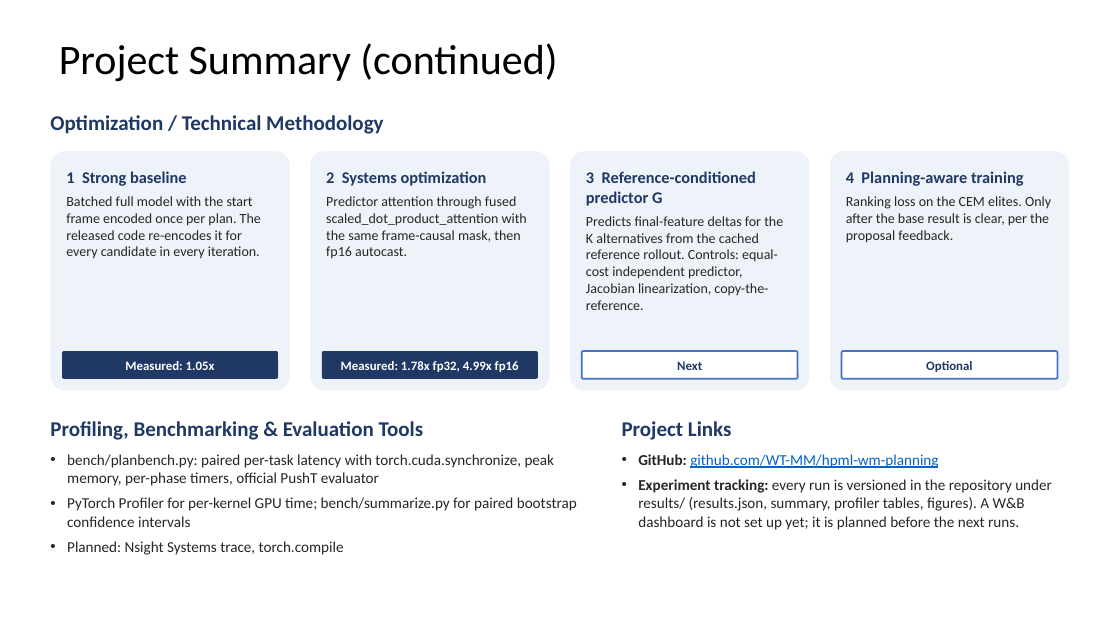
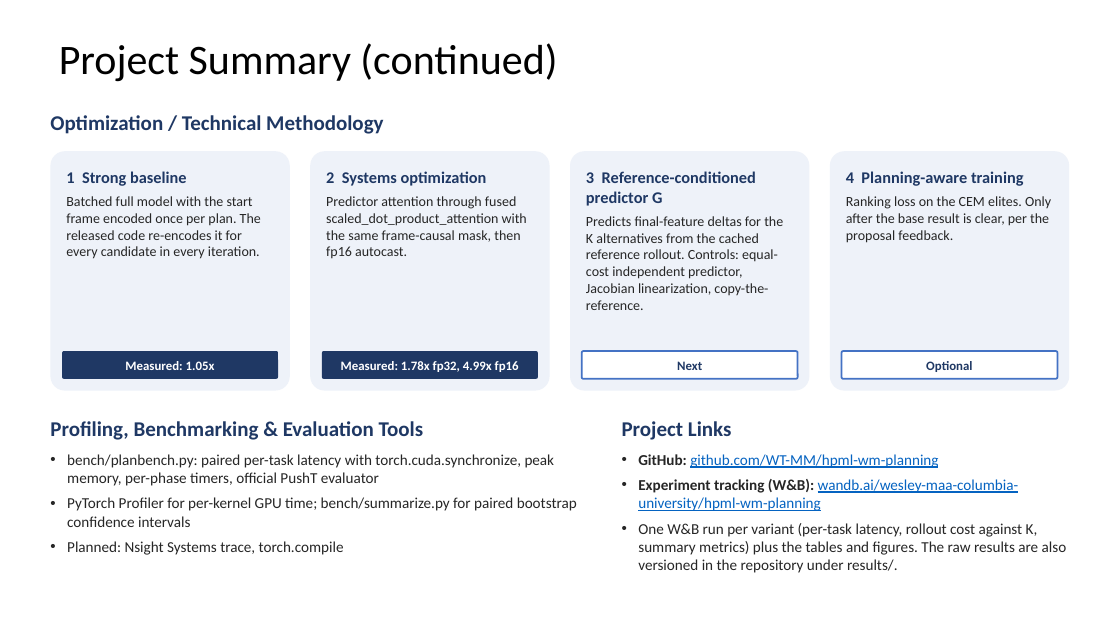
Before and after one commit to WT-MM/hpml-wm-planning, a slide deck: slide 3 of docs/HPML_Midpoint_Report_Team28.pptx. Drawn at 1120x630 pixels with LibreOffice and Linux fonts; fonts in the diff are those of the drawing. Boxes give left, top, right and bottom in pixels: in the first picture for what was removed or moved away, otherwise in the second. Text is boxed around its words. In the diff, an @@ line names an element or a change of style, - is before the commit and + after.

```diff
--- a/docs/HPML_Midpoint_Report_Team28.pptx
+++ b/docs/HPML_Midpoint_Report_Team28.pptx
@@ text at <box>638,479,1067,573</box>: text changed @@
-• Experiment tracking: every run is versioned in the repository under results/ (results.json, summary, profiler tables, figures). A W&B dashboard is not set up yet; it is planned before the next runs.
+• Experiment tracking (W&B): wandb.ai/wesley-maa-columbia-university/hpml-wm-planning
+• One W&B run per variant (per-task latency, rollout cost against K, summary metrics) plus the tables and figures. The raw results are also versioned in the repository under results/.
```
Also in this commit, not shown: 3 other files.
